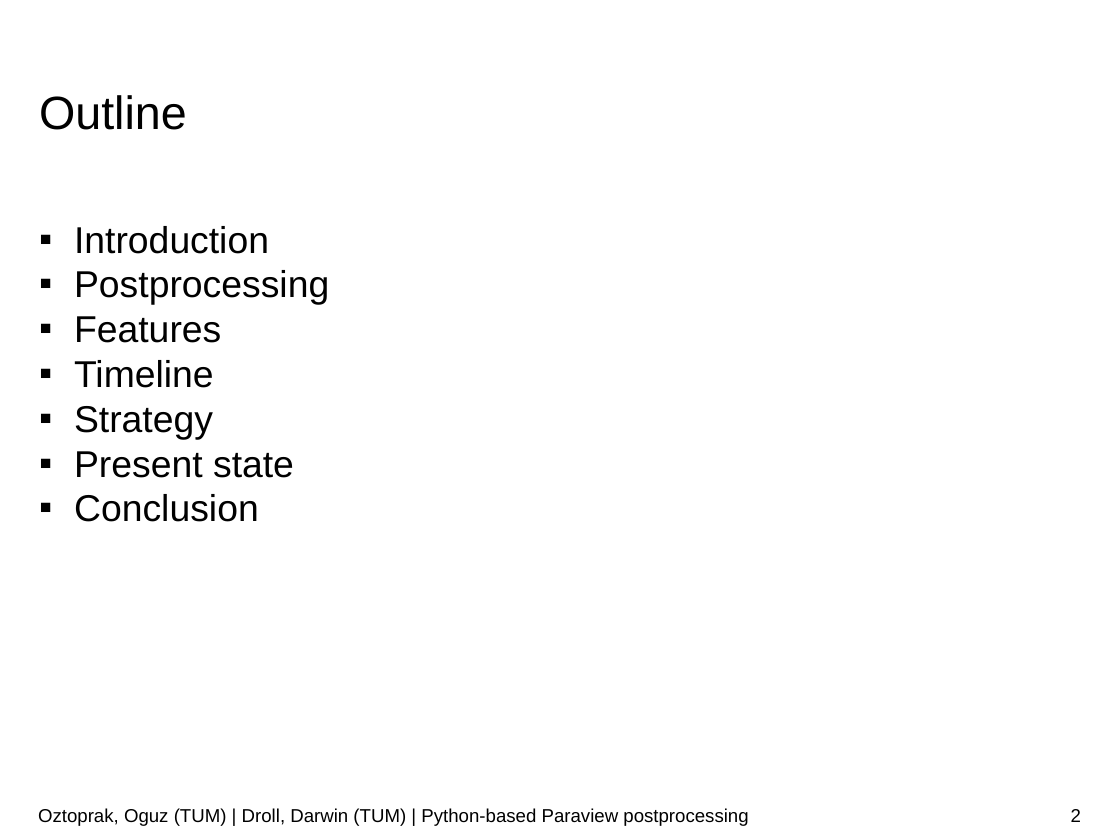
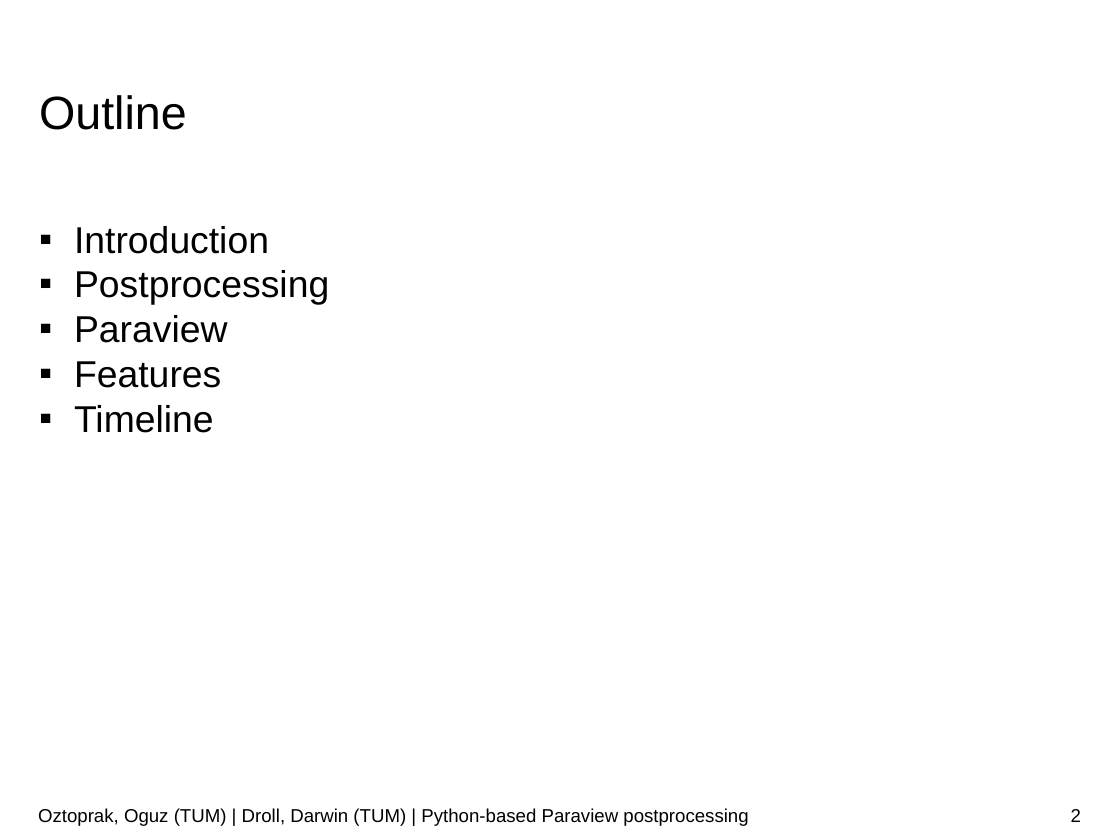
Before and after one commit to JusticeBoi/Paraview-PostProcessing-SoftwareLab, a slide deck: slide 2 of Paraview-postprocessor.pptx. Drawn at 1120x840 pixels with LibreOffice and Linux fonts; fonts in the diff are those of the drawing; background and template pictures are left out. Boxes give left, top, right and bottom in pixels: in the first picture for what was removed or moved away, otherwise in the second. Text is boxed around its words. In the diff, an @@ line names an element or a change of style, - is before the commit and + after.

```diff
--- a/Paraview-postprocessor.pptx
+++ b/Paraview-postprocessor.pptx
@@ text at <box>74,315,228,343</box>: paragraph added @@
+▪ Paraview
@@ text at <box>74,406,294,522</box>: paragraphs removed @@
-▪ Strategy
-▪ Present state
-▪ Conclusion
```
Also in this commit, not shown: 1 other slide changed.
